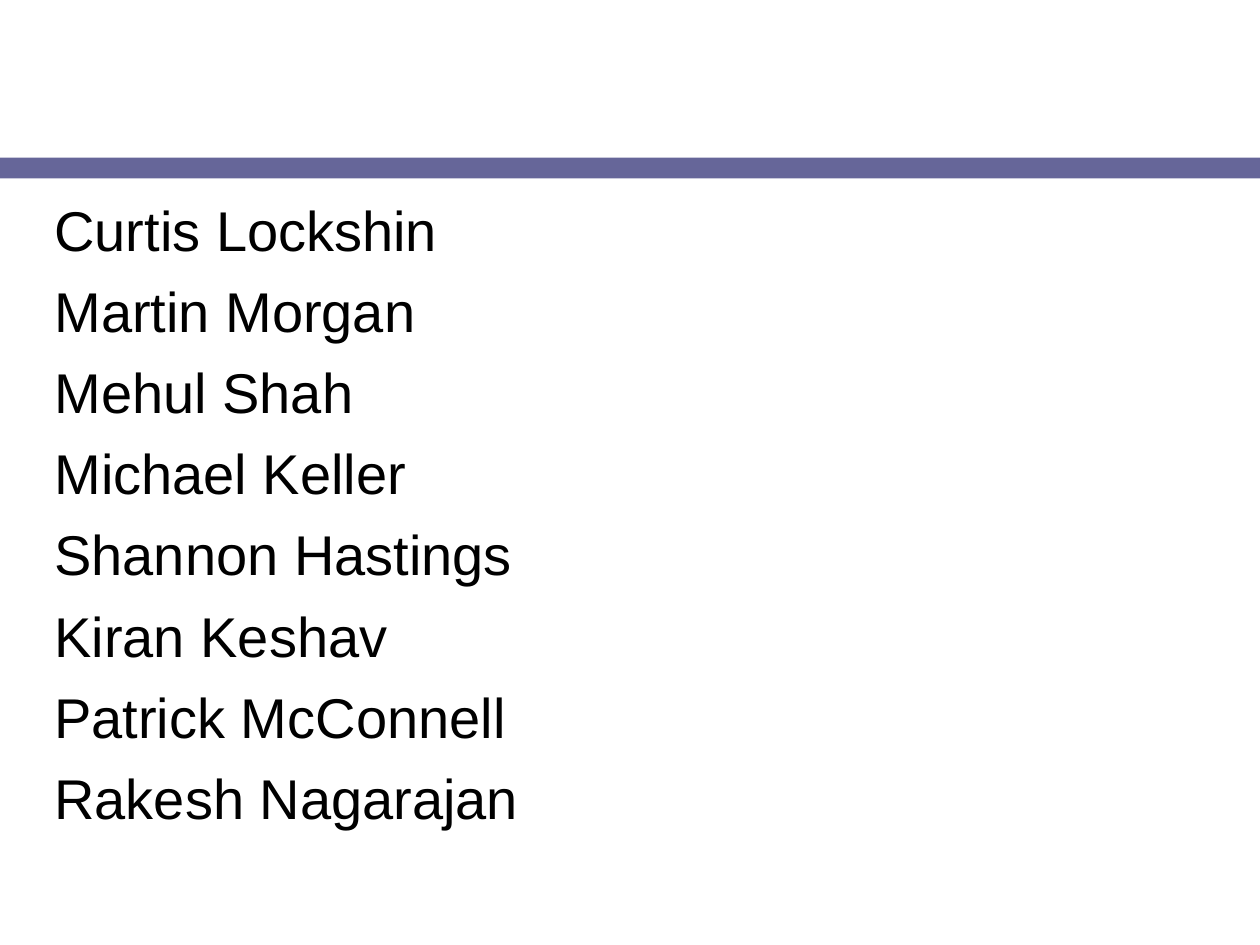
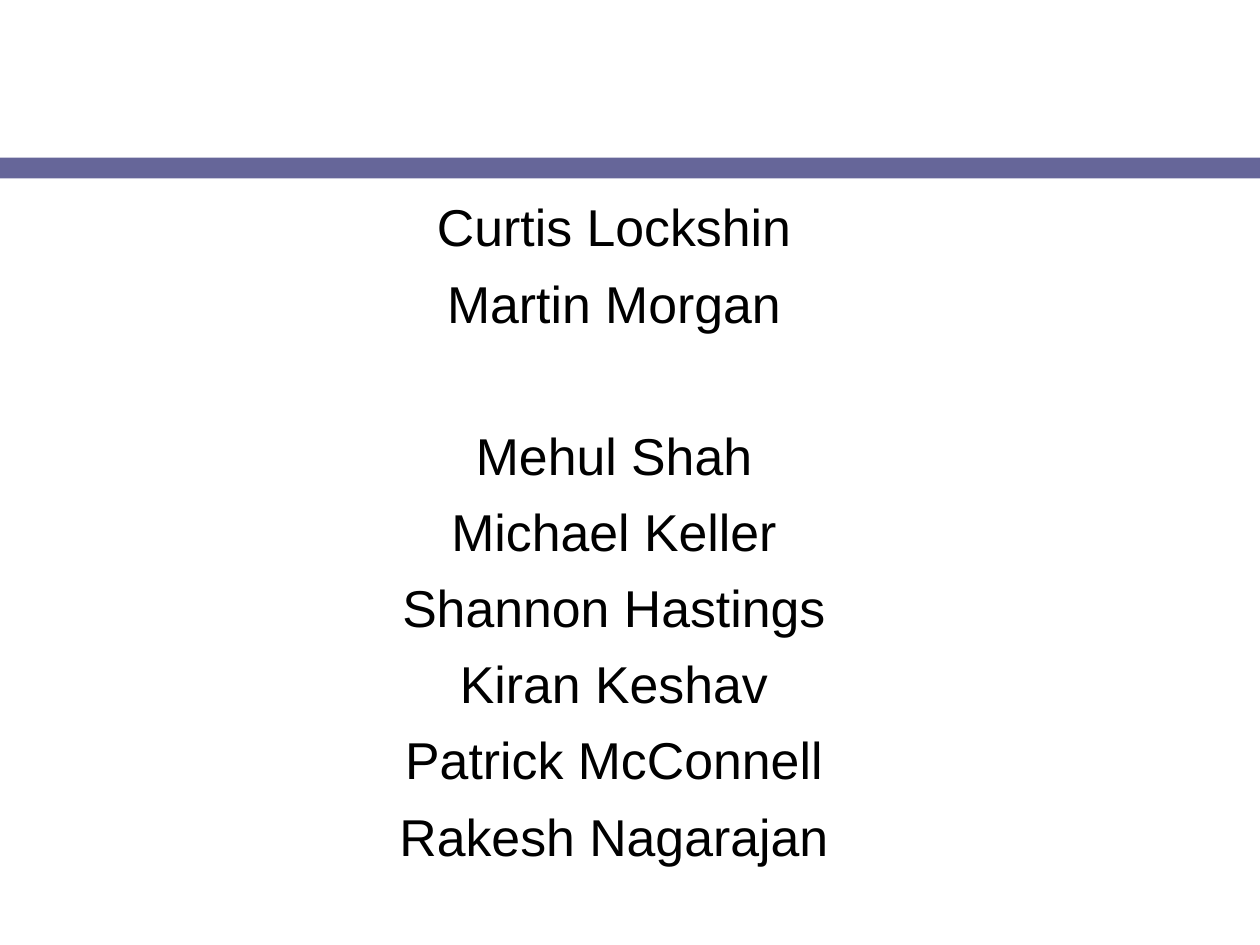
Before and after one commit to NCIP/cagrid-docs, a slide deck: slide 2 of presentations/200708_VCDE_ARCH/20070806_Day2_ICR-HTP-update.ppt (slide 5 before the commit). Drawn at 1260x945 pixels with LibreOffice and Linux fonts; fonts in the diff are those of the drawing; background and template pictures are left out. Boxes give left, top, right and bottom in pixels: in the first picture for what was removed or moved away, otherwise in the second. Text is boxed around its words. In the diff, an @@ line names an element or a change of style, - is before the commit and + after.

```diff
--- a/presentations/200708_VCDE_ARCH/20070806_Day2_ICR-HTP-update.ppt
+++ b/presentations/200708_VCDE_ARCH/20070806_Day2_ICR-HTP-update.ppt
@@ text "Curtis Lockshin" moved from (x1=54, y1=210, x2=518, y2=830) to (x1=399, y1=208, x2=828, y2=866) @@
@@ text "Curtis Lockshin" at (x1=399, y1=208, x2=828, y2=866): size 32 to 29.6 pt; alignment left to centre @@
```
Also in this commit, not shown: 2 slides added, 1 slide removed.
